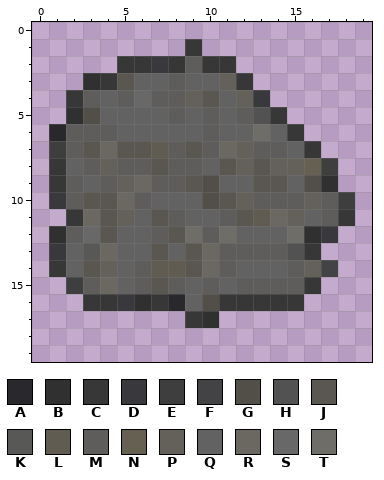
Edited in one commit: pixel-art sprite (assets/textures/rock4.png). That is the earlier state.
The file is 20x20 pixels. Pixels under 10% opacity are left out. Colours within 5 levels of each other are drawn and written as one.
Palette (. is transparent): A #28282d  B #303031  C #373737  D #38383d  E #3e3e3e  F #434345  G #524f48  H #525252  J #5a5751  K #585857  L #605c51  M #5e5d5b  N #666053  P #64615a  Q #626262  R #6b6861  S #686868  T #6f6d68
Pixels before, first column x 1:
 1 ........C.........
 2 ....CCDCMCC.......
 3 ..BCJQQMQQPC......
 4 .CMQMSMMPJQPD.....
 5 .BGQQQQMQMQMHC....
 6 AMMMQQQQQMQQTQC...
 7 EMJRJJLMJMRPMMQC..
 8 CQMPMMJMMQJPJPPNE.
 9 CMQMPRMMJGQQJJQGB.
10 DMJJRMQQQGJPMMMPME
11 .CRJPQJMQQMJLRPQMC
12 BMSJQQMJTMTQQQTBD.
13 DQKRQQJQJRMMMMHC..
14 CQJPQMLLJRMQQQMPF.
15 .EMRQMJMQMQMMMMC..
16 ..CCDBCAQGCCCCC...
17 ........CB........
And afterwards:
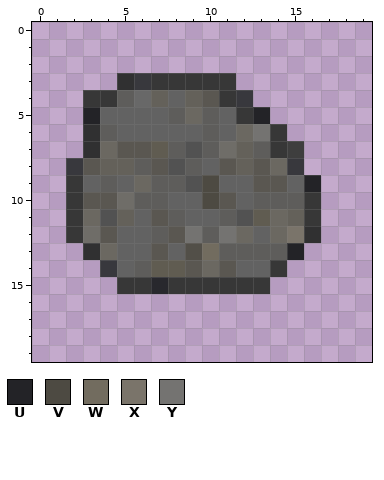
Colours new in this view: U #232327  V #4d4a42  W #726c5f  X #7a746a  Y #747371
The edit:
Changed rows in their new state; - is an unchanged pixel.
first column x 1:
 1 --------.---------
 2 ----.......-------
 3 --..BDCCCCC.------
 4 -.CC--PQ--CD.-----
 5 -.U-----R--CU.----
 6 ..B--------RYC.---
 7 ..B-----H-T--CE.--
 8 .DJ-P--H-----RD..-
 9 .C--Q---HV-----U.-
10 .C--T-M--V-Q---C..
11 ---H-------H---C..
12 .CT-----Y-YR-RX-.-
13 ..B-----GW----U.--
14 ...D------J--C...-
15 -...CCACCCCCC...--
16 --.............---
17 --------..--------
Changed places in both pictures, as pixel boxes (x1, y1, x2, y2):
changed: (49, 39, 355, 328)
